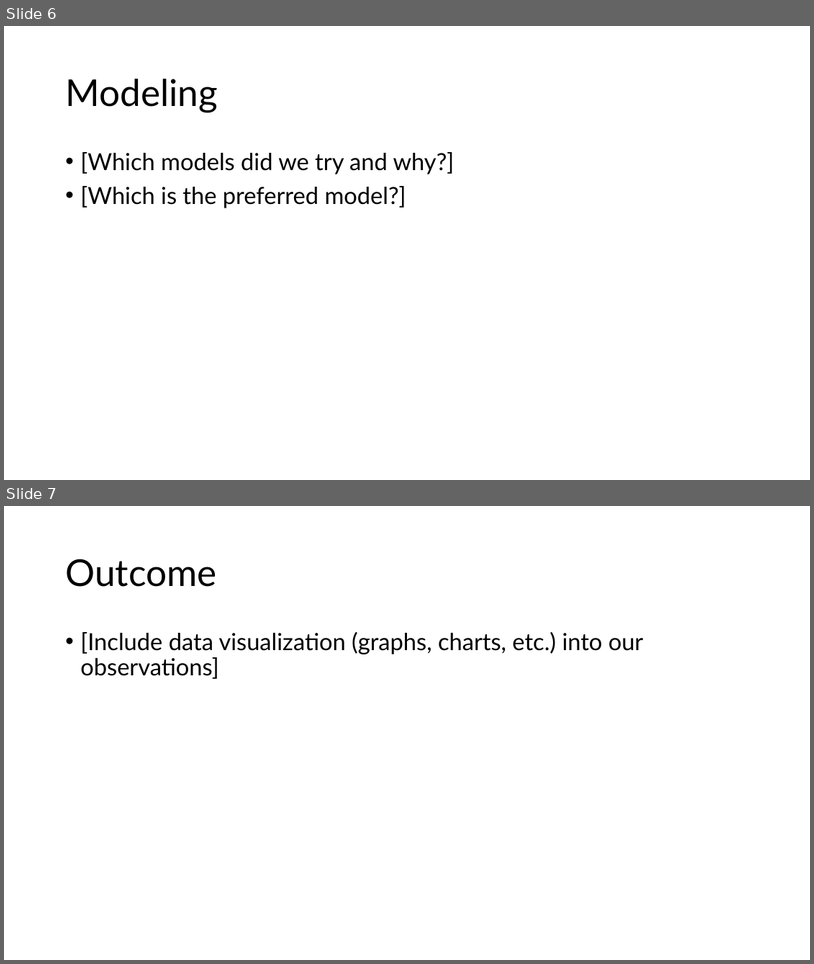
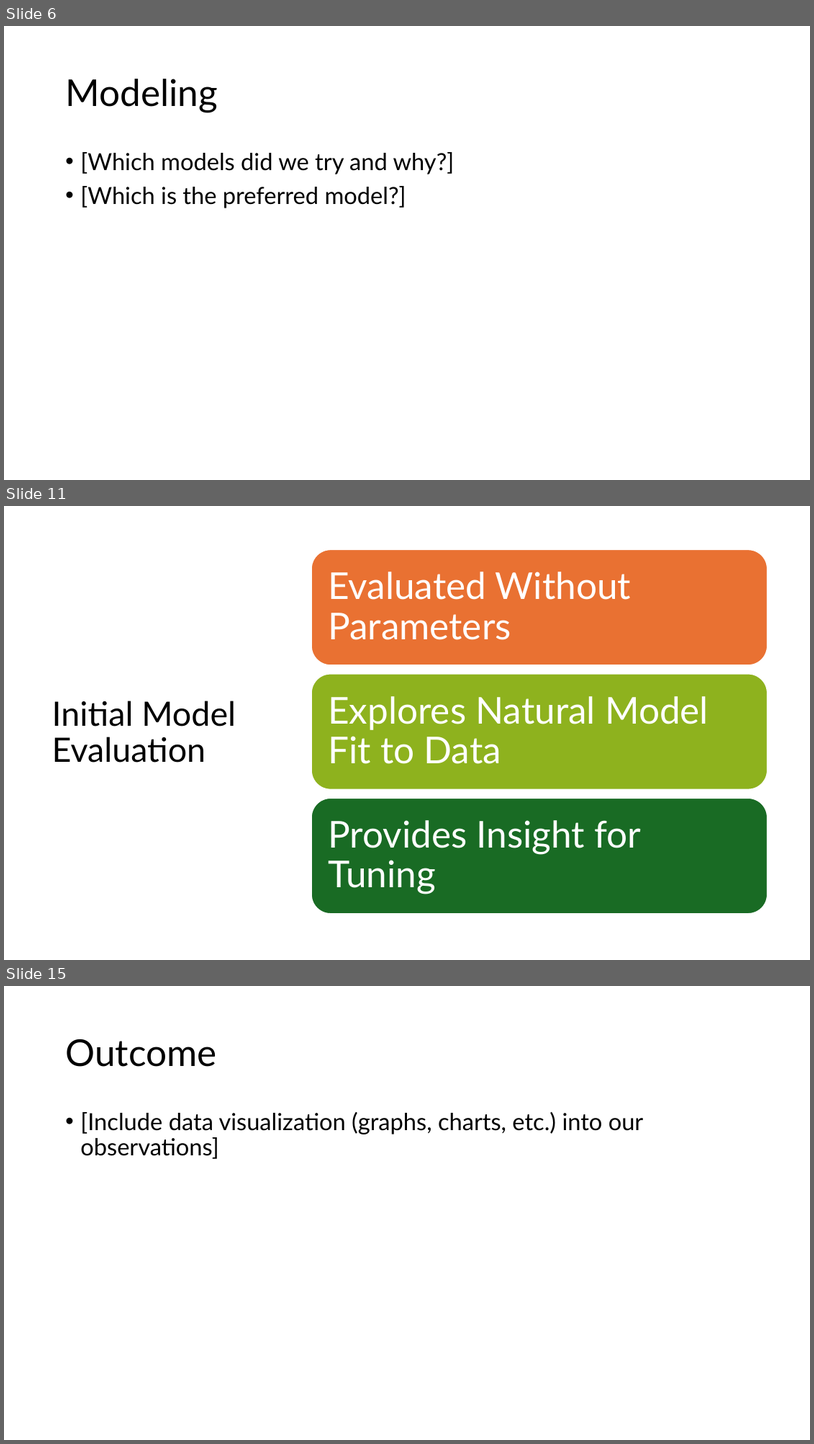
Before and after one commit to tkoche3/ISDS7075, a slide deck: ISDS 7075 Final Presentation.pptx. Shown one above the other, each under a label of ours: slides 6 and 7 before the commit, slides 6, 11 and 15 after it; the slides between them are not shown. The pictures are 814x964 and 814x1444 pixels, drawn with LibreOffice and Linux fonts; fonts in the diff are those of the drawing. Boxes give left, top, right and bottom in pixels: in the first picture for what was removed or moved away, otherwise in the second. Text is boxed around its words. In the diff, an @@ line names an element or a change of style, - is before the commit and + after.

Commit message:
Added slides for modeling.

```diff
--- a/ISDS 7075 Final Presentation.pptx
+++ b/ISDS 7075 Final Presentation.pptx
@@ slide 11 added at box(4, 506, 810, 960), background #FFFFFF @@
@@ title added at box(52, 700, 236, 762), 40 pt, text #000000 @@
+Initial Model Evaluation
@@ group added at box(311, 549, 768, 913): 3 rounded rectangles, 3 texts @@
+Evaluated Without Parameters
+Explores Natural Model Fit to Data
+Provides Insight for Tuning
@@ what was slide 7 is now slide 15 @@
```
Also in this commit, not shown: 5 slides changed, 7 other slides added.
